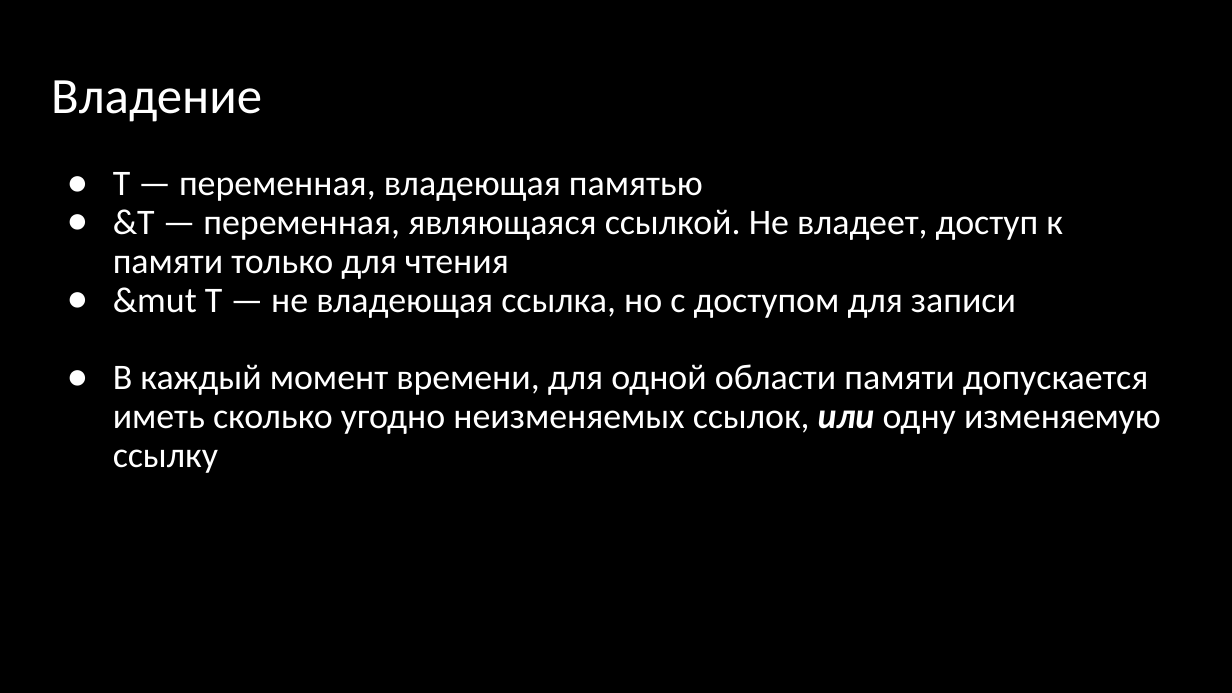
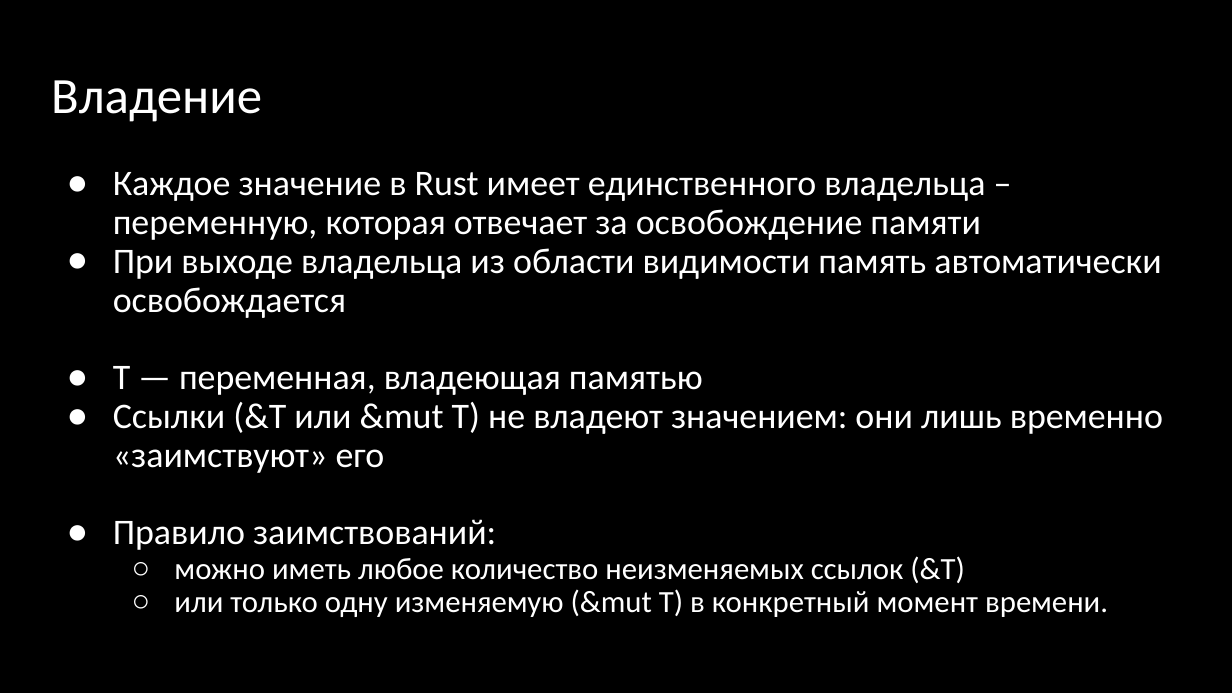
Before and after one commit to Gordon01/learn-rust, a slide deck: slide 44 of keynotes/Rust 2024.pptx (slide 21 before the commit). Drawn at 1232x693 pixels with LibreOffice and Linux fonts; fonts in the diff are those of the drawing. Boxes give left, top, right and bottom in pixels: in the first picture for what was removed or moved away, otherwise in the second. Text is boxed around its words. In the diff, an @@ line names an element or a change of style, - is before the commit and + after.

```diff
--- a/keynotes/Rust 2024.pptx
+++ b/keynotes/Rust 2024.pptx
@@ text at (113, 172, 1161, 318): paragraphs added @@
+● Каждое значение в Rust имеет единственного владельца – переменную, которая отвечает за освобождение памяти
+● При выходе владельца из области видимости память автоматически освобождается
@@ text at (113, 402, 1163, 617): text changed; size 28 to 24 pt @@
-● &T — переменная, являющаяся ссылкой. Не владеет, доступ к памяти только для чтения
-● &mut T — не владеющая ссылка, но с доступом для записи
-● В каждый момент времени, для одной области памяти допускается иметь сколько угодно неизменяемых ссылок, или одну изменяемую ссылку
+● Ссылки (&T или &mut T) не владеют значением: они лишь временно «заимствуют» его
+● Правило заимствований:
+  ○ можно иметь любое количество неизменяемых ссылок (&T)
+  ○ или только одну изменяемую (&mut T) в конкретный момент времени.
```
Also in this commit, not shown: 2 other slides changed, 11 slides added, 2 slides removed, 3 other files.
